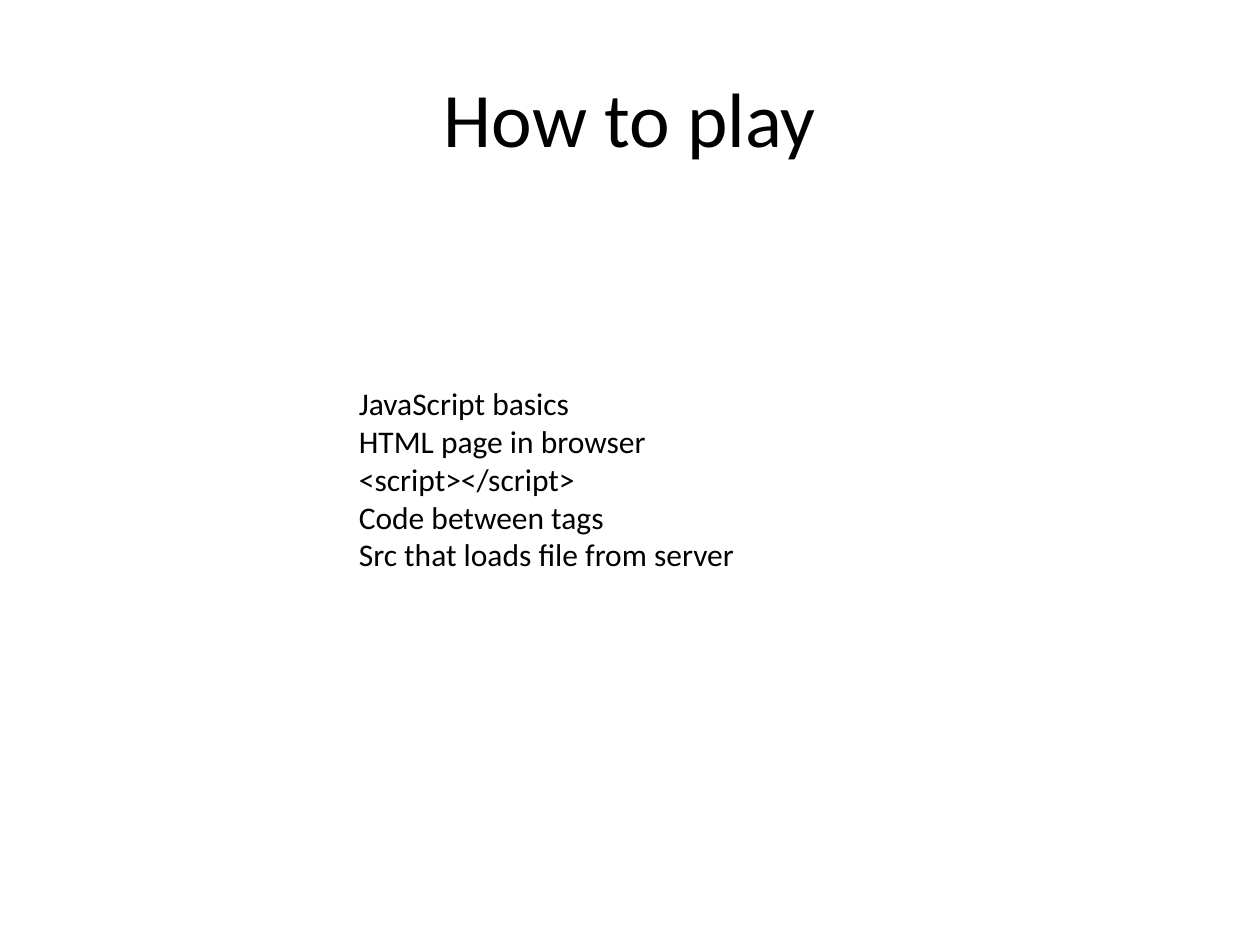
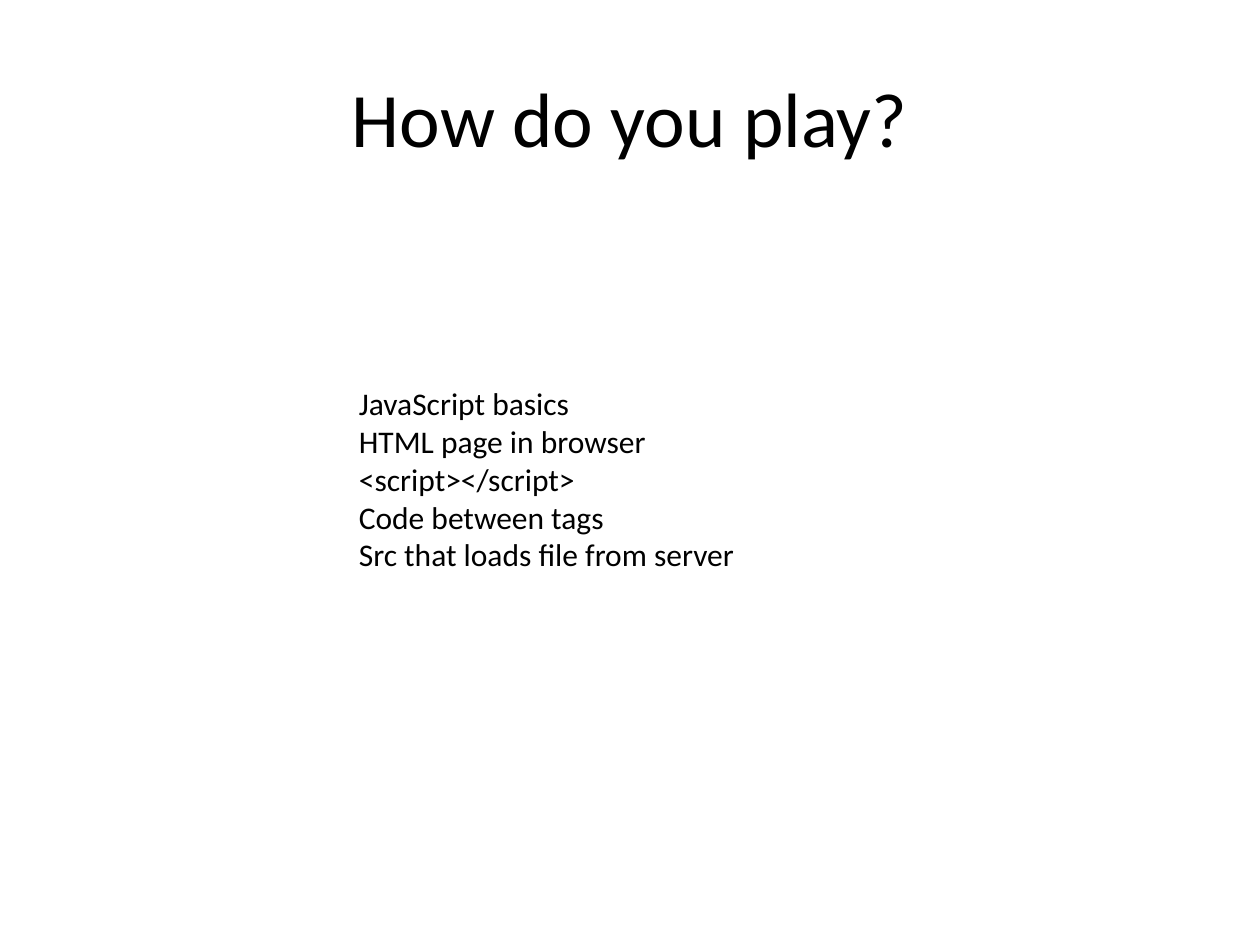
Before and after one commit to paul-burtness/webdevmojo, a slide deck: slide 6 of webdevmojo.pptx. Drawn at 1260x945 pixels with LibreOffice and Linux fonts; fonts in the diff are those of the drawing. Boxes give left, top, right and bottom in pixels: in the first picture for what was removed or moved away, otherwise in the second. Text is boxed around its words. In the diff, an @@ line names an element or a change of style, - is before the commit and + after.

```diff
--- a/webdevmojo.pptx
+++ b/webdevmojo.pptx
@@ title at <box>352,93,907,160</box>: text changed @@
-How to play
+How do you play?
```
Also in this commit, not shown: 5 other slides changed, 5 slides added.
